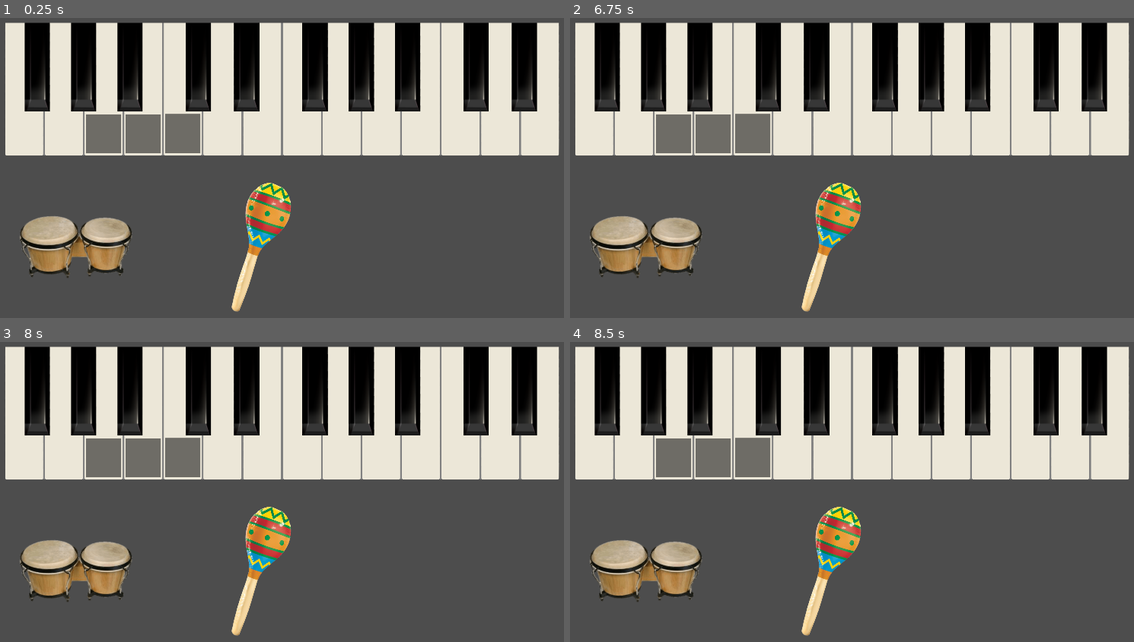
Above: before the commit, frames 1-4 (two rows, left to right).
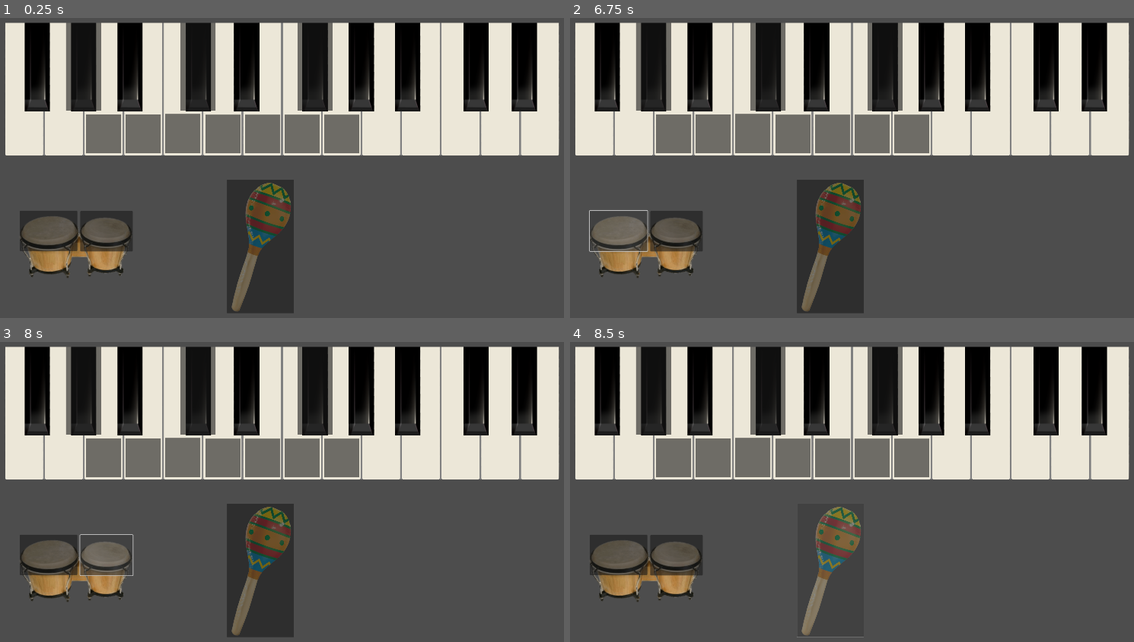
Above: after the commit, the same moments.

Repository: Viscivous/MusicAssignment
Game: Godot game, scene res://Music.tscn
Same seed, same stepped clock (60 frames per second), same inputs: the game is played once before the commit and once after it.
Inputs (mouse positions are in pixels of both pictures, inside the frame that each line leads up to):
- Up to frame 1 (0.25 s): no input
- Up to frame 2 (6.75 s): click (750, 132) at 0.5 s; click (795, 135) at 1.27 s; click (835, 135) at 2.02 s; click (874, 135) at 2.77 s; click (914, 135) at 3.52 s; click (767, 66) at 4.27 s; click (885, 66) at 5.02 s; click (654, 66) at 5.77 s; click (620, 231) at 6.52 s
- Up to frame 3 (8 s): click (107, 555) at 7.27 s
- Up to frame 4 (8.5 s): click (829, 570) at 8.02 s

The runs differ from the first frame. In frame 1, 12% of the frame differs, in the area x 3-64%, y 1-99%; in frame 2, 12%; in frame 3, 12%; in frame 4, 8.9%.

Commit message:
more buttons

Diff:
--- a/Music.gd
+++ b/Music.gd
@@ -11,3 +11,43 @@
 
 func _on_button_3_pressed():
 	$Piano/Button3/PianoB.play()
+
+
+func _on_button_4_pressed():
+	$Piano/Button4/PianoD.play()
+
+
+func _on_button_5_pressed():
+	$Piano/Button5/PianoE.play()
+
+
+func _on_button_6_pressed():
+	$Piano/Button6/PianoF.play()
+
+
+func _on_button_7_pressed():
+	$Piano/Button7/PianoG.play()
+
+
+func _on_button_8_pressed():
+	$Piano/Button8/PianoC2.play()
+
+
+func _on_button_9_pressed():
+	$Piano/Button9/PianoF2.play()
+
+
+func _on_button_10_pressed():
+	$Piano/Button10/PianoG2.play()
+
+
+func _on_button_11_pressed():
+	$Maracas/Button11/MaracaShake.play()
+
+
+func _on_button_12_pressed():
+	$Bongos/Button12/BongosL.play()
+
+
+func _on_button_13_pressed():
+	$Bongos/Button13/BongosR.play()
--- a/Music.tscn
+++ b/Music.tscn
@@ -7,6 +7,16 @@
 [ext_resource type="Texture2D" uid="uid://ca2smmqhwgq3a" path="res://instruments/maracas.png" id="3_oserc"]
 [ext_resource type="AudioStream" uid="uid://dccfpgbue64gu" path="res://audio/Piano A.wav" id="3_tq852"]
 [ext_resource type="AudioStream" uid="uid://bxpofpc76u34i" path="res://audio/Piano B.wav" id="4_wqs77"]
+[ext_resource type="AudioStream" uid="uid://bcpysp2ti5mia" path="res://audio/Piano D.wav" id="6_dx6yy"]
+[ext_resource type="AudioStream" uid="uid://bjf0gnhew4q2t" path="res://audio/Piano E.wav" id="7_lwm8s"]
+[ext_resource type="AudioStream" uid="uid://yjcioavn573g" path="res://audio/Piano F.wav" id="8_jg746"]
+[ext_resource type="AudioStream" uid="uid://c3n48dt6wq775" path="res://audio/Piano G.wav" id="9_atlpp"]
+[ext_resource type="AudioStream" uid="uid://758i6qpdbn56" path="res://audio/Piano C#.wav" id="10_0ssss"]
+[ext_resource type="AudioStream" uid="uid://bulsfp8jjo1bi" path="res://audio/Maracas.wav" id="10_ab1q6"]
+[ext_resource type="AudioStream" uid="uid://ycvvnctsnyeg" path="res://audio/Piano F#.wav" id="11_d2qa2"]
+[ext_resource type="AudioStream" uid="uid://d1w7ohhq4k6k1" path="res://audio/Piano G#.wav" id="12_0wwpi"]
+[ext_resource type="AudioStream" uid="uid://cbqkq1dvqr03c" path="res://audio/BongosL.mp3" id="14_2nxx5"]
+[ext_resource type="AudioStream" uid="uid://wy176g3wgg26" path="res://audio/BongosR.mp3" id="15_ybaqo"]
 
 [node name="Node2D" type="Node2D"]
 script = ExtResource("1_k582y")
@@ -43,15 +53,115 @@
 [node name="PianoB" type="AudioStreamPlayer" parent="Piano/Button3"]
 stream = ExtResource("4_wqs77")
 
+[node name="Button4" type="Button" parent="Piano"]
+offset_left = -1090.81
+offset_top = 664.03
+offset_right = -590.805
+offset_bottom = 1676.03
+
+[node name="PianoD" type="AudioStreamPlayer" parent="Piano/Button4"]
+stream = ExtResource("6_dx6yy")
+
+[node name="Button5" type="Button" parent="Piano"]
+offset_left = -527.664
+offset_top = 664.03
+offset_right = -27.6635
+offset_bottom = 1676.03
+
+[node name="PianoE" type="AudioStreamPlayer" parent="Piano/Button5"]
+stream = ExtResource("7_lwm8s")
+
+[node name="Button6" type="Button" parent="Piano"]
+offset_left = 35.4781
+offset_top = 664.03
+offset_right = 535.478
+offset_bottom = 1676.03
+
+[node name="PianoF" type="AudioStreamPlayer" parent="Piano/Button6"]
+stream = ExtResource("8_jg746")
+
+[node name="Button7" type="Button" parent="Piano"]
+offset_left = 598.62
+offset_top = 664.03
+offset_right = 1098.62
+offset_bottom = 1676.03
+
+[node name="PianoG" type="AudioStreamPlayer" parent="Piano/Button7"]
+stream = ExtResource("9_atlpp")
+
+[node name="Button8" type="Button" parent="Piano"]
+offset_left = -1446.71
+offset_top = -1730.81
+offset_right = -946.711
+offset_bottom = 557.186
+
+[node name="PianoC2" type="AudioStreamPlayer" parent="Piano/Button8"]
+stream = ExtResource("10_0ssss")
+
+[node name="Button9" type="Button" parent="Piano"]
+offset_left = 220.189
+offset_top = -1730.81
+offset_right = 720.189
+offset_bottom = 557.186
+
+[node name="PianoF2" type="AudioStreamPlayer" parent="Piano/Button9"]
+stream = ExtResource("11_d2qa2")
+
+[node name="Button10" type="Button" parent="Piano"]
+offset_left = -3073.06
+offset_top = -1730.81
+offset_right = -2573.06
+offset_bottom = 557.186
+
+[node name="PianoG2" type="AudioStreamPlayer" parent="Piano/Button10"]
+stream = ExtResource("12_0wwpi")
+
 [node name="Bongos" type="Sprite2D" parent="."]
 position = Vector2(299, 772)
 texture = ExtResource("2_yy0xc")
+
+[node name="Button12" type="Button" parent="Bongos"]
+offset_left = -179.0
+offset_top = -104.0
+offset_right = 3.0
+offset_bottom = 24.0
+
+[node name="BongosL" type="AudioStreamPlayer" parent="Bongos/Button12"]
+stream = ExtResource("14_2nxx5")
+
+[node name="Button13" type="Button" parent="Bongos"]
+offset_left = 12.0
+offset_top = -103.0
+offset_right = 178.0
+offset_bottom = 25.0
+
+[node name="BongosR" type="AudioStreamPlayer" parent="Bongos/Button13"]
+stream = ExtResource("15_ybaqo")
 
 [node name="Maracas" type="Sprite2D" parent="."]
 position = Vector2(877, 785)
 scale = Vector2(0.391, 0.4215)
 texture = ExtResource("3_oserc")
 
+[node name="Button11" type="Button" parent="Maracas"]
+offset_left = -263.0
+offset_top = -510.0
+offset_right = 277.0
+offset_bottom = 493.0
+
+[node name="MaracaShake" type="AudioStreamPlayer" parent="Maracas/Button11"]
+stream = ExtResource("10_ab1q6")
+
 [connection signal="pressed" from="Piano/Button" to="." method="_on_button_pressed"]
 [connection signal="pressed" from="Piano/Button2" to="." method="_on_button_2_pressed"]
 [connection signal="pressed" from="Piano/Button3" to="." method="_on_button_3_pressed"]
+[connection signal="pressed" from="Piano/Button4" to="." method="_on_button_4_pressed"]
+[connection signal="pressed" from="Piano/Button5" to="." method="_on_button_5_pressed"]
+[connection signal="pressed" from="Piano/Button6" to="." method="_on_button_6_pressed"]
+[connection signal="pressed" from="Piano/Button7" to="." method="_on_button_7_pressed"]
+[connection signal="pressed" from="Piano/Button8" to="." method="_on_button_8_pressed"]
+[connection signal="pressed" from="Piano/Button9" to="." method="_on_button_9_pressed"]
+[connection signal="pressed" from="Piano/Button10" to="." method="_on_button_10_pressed"]
+[connection signal="pressed" from="Bongos/Button12" to="." method="_on_button_12_pressed"]
+[connection signal="pressed" from="Bongos/Button13" to="." method="_on_button_13_pressed"]
+[connection signal="pressed" from="Maracas/Button11" to="." method="_on_button_11_pressed"]
Not shown: 1 places in Music.tscn that only renumber resources
Not shown, added: audio/BongosL.mp3.import
Not shown, added: audio/BongosR.mp3.import
Not shown, added: audio/Maracas.wav.import
Not shown, added: audio/Piano A#.wav.import
Not shown, added: audio/BongosL.mp3
Not shown, added: audio/BongosR.mp3
Not shown, added: audio/Maracas.wav
Not shown, added: audio/Piano A#.wav
